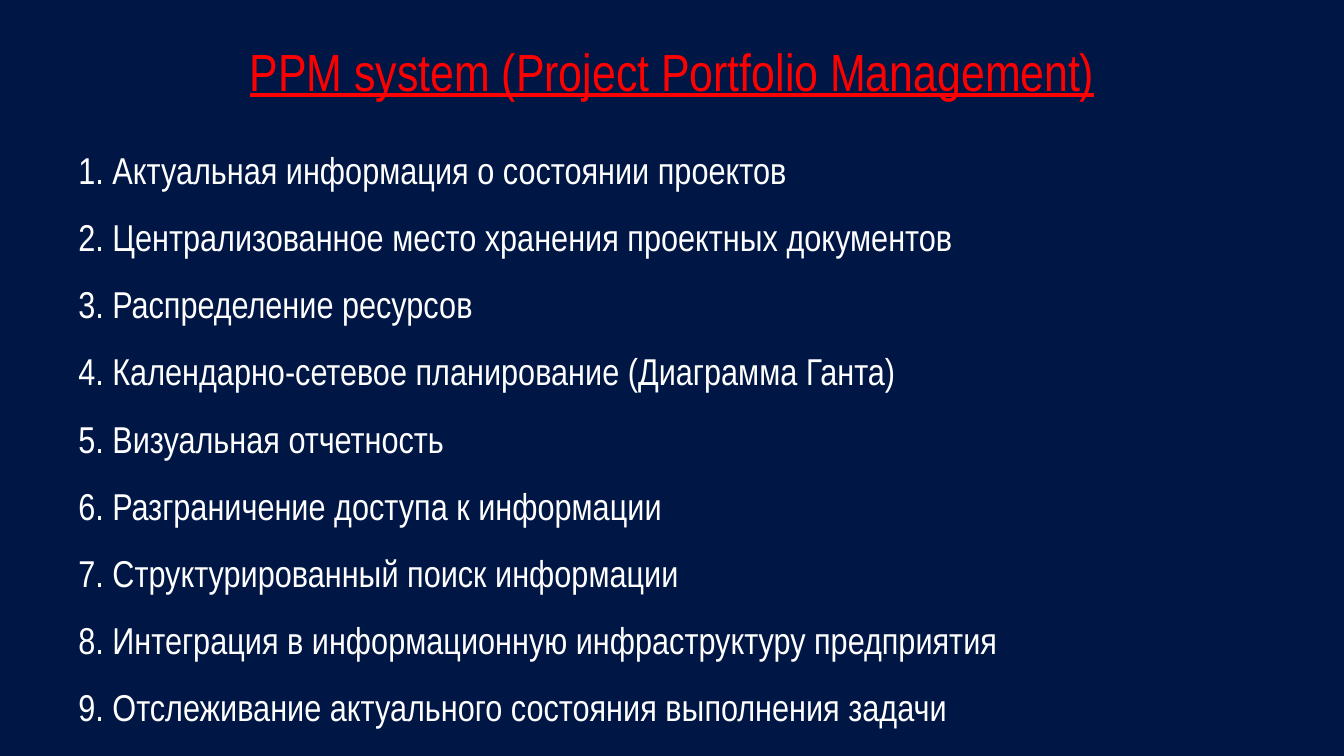
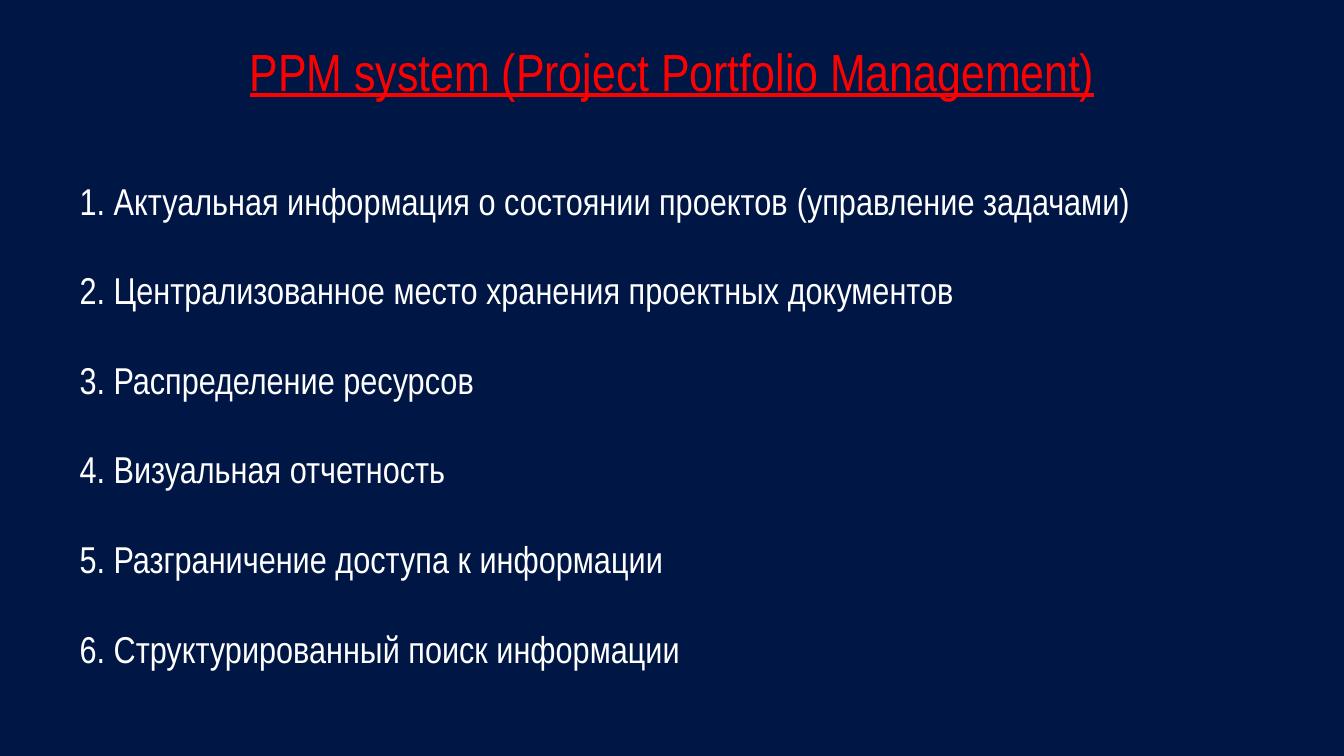
Before and after one commit to gddno/Redmine, a slide deck: slide 8 of Redmine.pptx (slide 7 before the commit). Drawn at 1344x756 pixels with LibreOffice and Linux fonts; fonts in the diff are those of the drawing. Boxes give left, top, right and bottom in pixels: in the first picture for what was removed or moved away, otherwise in the second. Text is boxed around its words. In the diff, an @@ line names an element or a change of style, - is before the commit and + after.

```diff
--- a/Redmine.pptx
+++ b/Redmine.pptx
@@ title at [80,188,1130,670]: text changed @@
-1. Актуальная информация о состоянии проектов
-2. Централизованное место хранения проектных документов
-3. Распределение ресурсов
-4. Календарно-сетевое планирование (Диаграмма Ганта)
-5. Визуальная отчетность
-6. Разграничение доступа к информации
-7. Структурированный поиск информации
-8. Интеграция в информационную инфраструктуру предприятия
-9. Отслеживание актуального состояния выполнения задачи
+1. Актуальная информация о состоянии проектов (управление задачами)
+2. Централизованное место хранения проектных документов
+3. Распределение ресурсов
+4. Визуальная отчетность
+5. Разграничение доступа к информации
+6. Структурированный поиск информации
```
Also in this commit, not shown: 3 slides removed, 4 other files.
